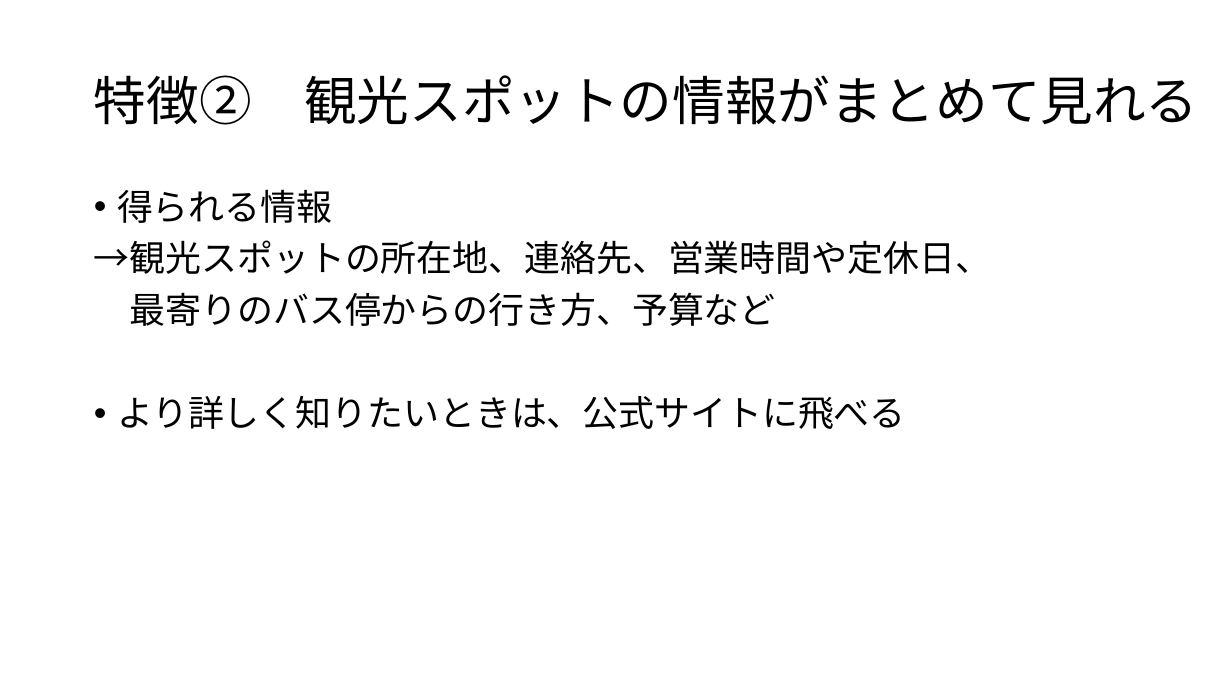
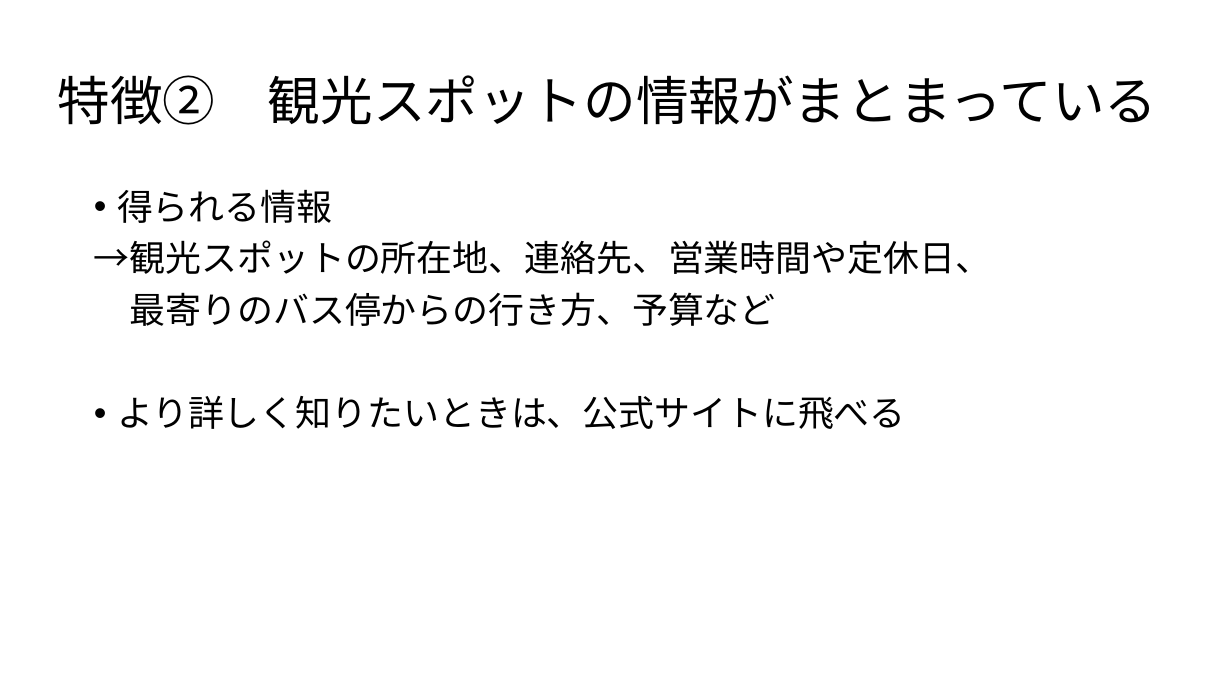
Before and after one commit to sfdn-class/HinoMiniBus, a slide deck: slide 6 of design/powerpoint/ミニバス旅.pptx (slide 7 before the commit). Drawn at 1232x693 pixels with LibreOffice and Linux fonts; fonts in the diff are those of the drawing. Boxes give left, top, right and bottom in pixels: in the first picture for what was removed or moved away, otherwise in the second. Text is boxed around its words. In the diff, an @@ line names an element or a change of style, - is before the commit and + after.

```diff
--- a/design/powerpoint/ミニバス旅.pptx
+++ b/design/powerpoint/ミニバス旅.pptx
@@ title at box(57, 75, 1158, 125): text changed @@
-特徴② 観光スポットの情報がまとめて見れる
+特徴② 観光スポットの情報がまとまっている
```
Also in this commit, not shown: 5 other slides changed, 1 slide added, 3 slides removed.
